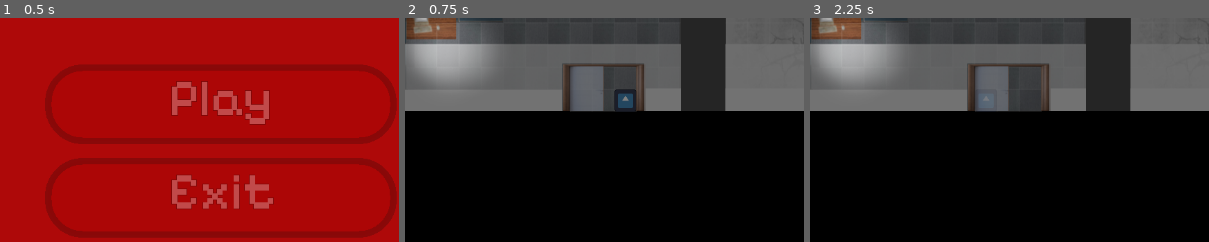
Above: before the commit, frames 1-3 (left to right).
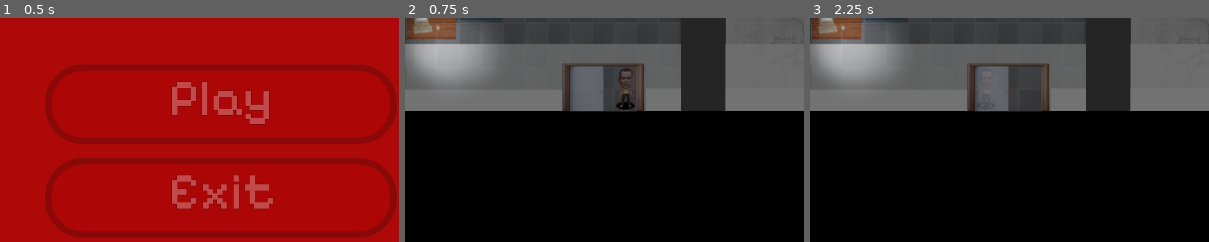
Above: after the commit, the same moments.

Repository: nexcoyocoatl/Projeto_Die_Hard
Game: Godot game, scene res://Screens/home_screen.tscn
The game is run twice, just before and just after one commit, with the same random seed, the same clock (stepped at 60 frames per second) and the same inputs. The engine's default icon, where the game draws it, is replaced by a stand-in: a white triangle on a blue panel in a dark square.
Inputs (mouse positions are % of the whole screen's width and height, from its top left):
- Up to frame 1 (0.5 s): no input
- Up to frame 2 (0.75 s): click (50, 51) at 0.5 s
- Up to frame 3 (2.25 s): tap Enter at 1.25 s; hold Right (player_move_right) 1.28-2.03 s; tap R (reset) at 2 s; hold Down (player_move_down) from 2.03 s (still down)
The pictures show only the part of the screen within x 22-72%, y 32-82%; the shares and areas given below are measured in that part.

Frame 1 is identical in both runs. In frame 2, 0.6% of the frame differs, in the area x 52-58%, y 22-42%; in frame 3, less than 0.1%.

Commit message:
JOHN MCCLANE

Diff:
--- a/Characters/player.gd
+++ b/Characters/player.gd
@@ -36,6 +36,16 @@
 	self.tilemap_layer = tilemap
 	self.pathfinding_grid = pathgrid
 
+func sprite_direction(_input_direction):
+	if (_input_direction.y > 0):
+		$AnimatedSprite2D.play("Front")
+	elif (_input_direction.y < 0):
+		$AnimatedSprite2D.play("Back")
+	elif (_input_direction.x > 0):
+		$AnimatedSprite2D.play("Right")
+	elif (_input_direction.x < 0):
+		$AnimatedSprite2D.play("Left")
+
 # TODO: Trocar pra _process? fazendo isso quebra a tela de gameover
 func _physics_process(_delta: float) -> void:
 	# Se não está movendo e tem action points para usar, executa um por um
@@ -46,6 +56,7 @@
 			move_false()
 			return
 		input_direction = action_queue.pop_front()
+		sprite_direction(input_direction)
 		move()
 
 	queue_redraw()
--- a/Characters/player.tscn
+++ b/Characters/player.tscn
@@ -1,7 +1,45 @@
-[gd_scene load_steps=5 format=3 uid="uid://clbdybjufnd0r"]
+[gd_scene load_steps=9 format=3 uid="uid://clbdybjufnd0r"]
 
-[ext_resource type="Texture2D" uid="uid://bf8bxnu0huryg" path="res://icon.svg" id="1_4flbx"]
 [ext_resource type="Script" uid="uid://cvgxwqeg0wd3v" path="res://Characters/player.gd" id="1_onrkg"]
+[ext_resource type="Texture2D" uid="uid://d2aq1m03n8hrr" path="res://Characters/Sprites/JohnMcClane_Back.png" id="3_4m0gv"]
+[ext_resource type="Texture2D" uid="uid://tm38qqweqp3a" path="res://Characters/Sprites/JohnMcClane_Front.png" id="4_p728j"]
+[ext_resource type="Texture2D" uid="uid://byu5jsomhxq5" path="res://Characters/Sprites/JohnMcClane_Left.png" id="5_5slg2"]
+[ext_resource type="Texture2D" uid="uid://cypkntk25mrv8" path="res://Characters/Sprites/JohnMcClane_Right.png" id="6_cbmiu"]
+
+[sub_resource type="SpriteFrames" id="SpriteFrames_w3rah"]
+animations = [{
+"frames": [{
+"duration": 1.0,
+"texture": ExtResource("3_4m0gv")
+}],
+"loop": true,
+"name": &"Back",
+"speed": 5.0
+}, {
+"frames": [{
+"duration": 1.0,
+"texture": ExtResource("4_p728j")
+}],
+"loop": false,
+"name": &"Front",
+"speed": 5.0
+}, {
+"frames": [{
+"duration": 1.0,
+"texture": ExtResource("5_5slg2")
+}],
+"loop": true,
+"name": &"Left",
+"speed": 5.0
+}, {
+"frames": [{
+"duration": 1.0,
+"texture": ExtResource("6_cbmiu")
+}],
+"loop": true,
+"name": &"Right",
+"speed": 5.0
+}]
 
 [sub_resource type="RectangleShape2D" id="RectangleShape2D_onrkg"]
 size = Vector2(30, 30)
@@ -13,9 +51,10 @@
 process_mode = 1
 script = ExtResource("1_onrkg")
 
-[node name="Sprite2D" type="Sprite2D" parent="."]
-scale = Vector2(0.25, 0.25)
-texture = ExtResource("1_4flbx")
+[node name="AnimatedSprite2D" type="AnimatedSprite2D" parent="."]
+position = Vector2(0, -16)
+sprite_frames = SubResource("SpriteFrames_w3rah")
+animation = &"Front"
 
 [node name="CollisionShape2D" type="CollisionShape2D" parent="."]
 shape = SubResource("RectangleShape2D_onrkg")
Binary file added: Characters/Sprites/JohnMcClane_Back.png
Binary file added: Characters/Sprites/JohnMcClane_Front.png
Binary file added: Characters/Sprites/JohnMcClane_Left.png
Binary file added: Characters/Sprites/JohnMcClane_Right.png
